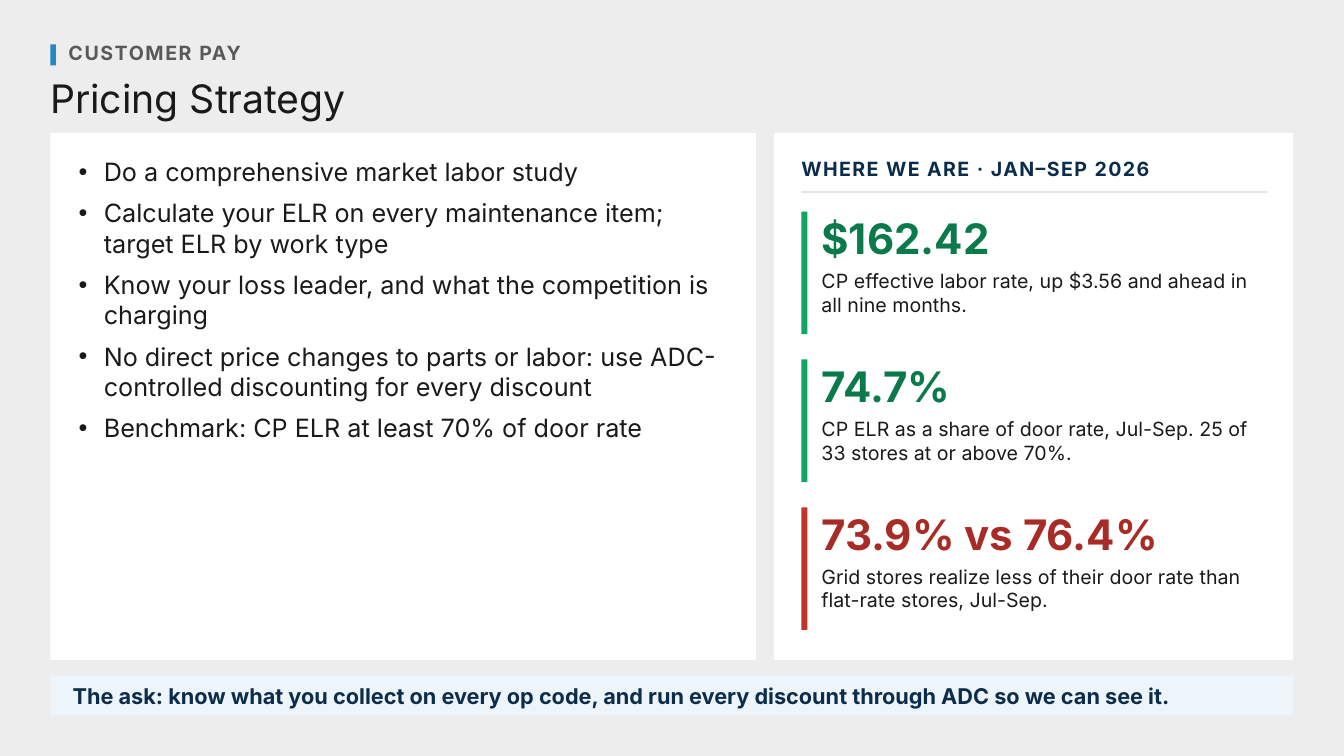
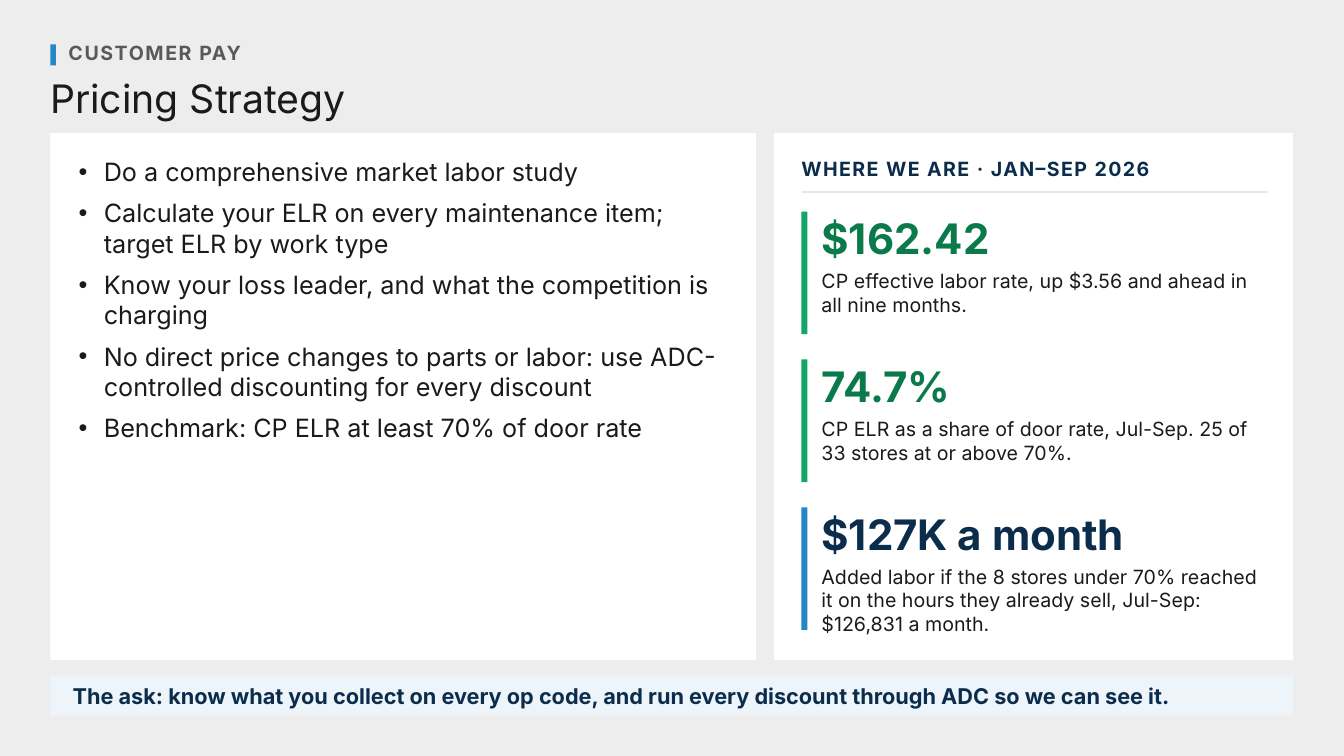
Before and after one commit to Ndresner/Noah, a slide deck: slide 5 of day2-deck/decks/Talking Points - Day 2.pptx. Drawn at 1344x756 pixels with LibreOffice and Linux fonts; fonts in the diff are those of the drawing. Boxes give left, top, right and bottom in pixels: in the first picture for what was removed or moved away, otherwise in the second. Text is boxed around its words. In the diff, an @@ line names an element or a change of style, - is before the commit and + after.

```diff
--- a/day2-deck/decks/Talking Points - Day 2.pptx
+++ b/day2-deck/decks/Talking Points - Day 2.pptx
@@ rectangle at bbox=[802, 507, 808, 630]: fill #C2352F to #2587C5 @@
@@ text at bbox=[821, 515, 1124, 554]: text changed; text colour #A82B26 to #0B2C4A @@
-73.9% vs 76.4%
+$127K a month
@@ text at bbox=[821, 569, 1257, 635]: text changed @@
-Grid stores realize less of their door rate than flat-rate stores, Jul-Sep.
+Added labor if the 8 stores under 70% reached it on the hours they already sell, Jul-Sep: $126,831 a month.
```
Also in this commit, not shown: 2 other files.
